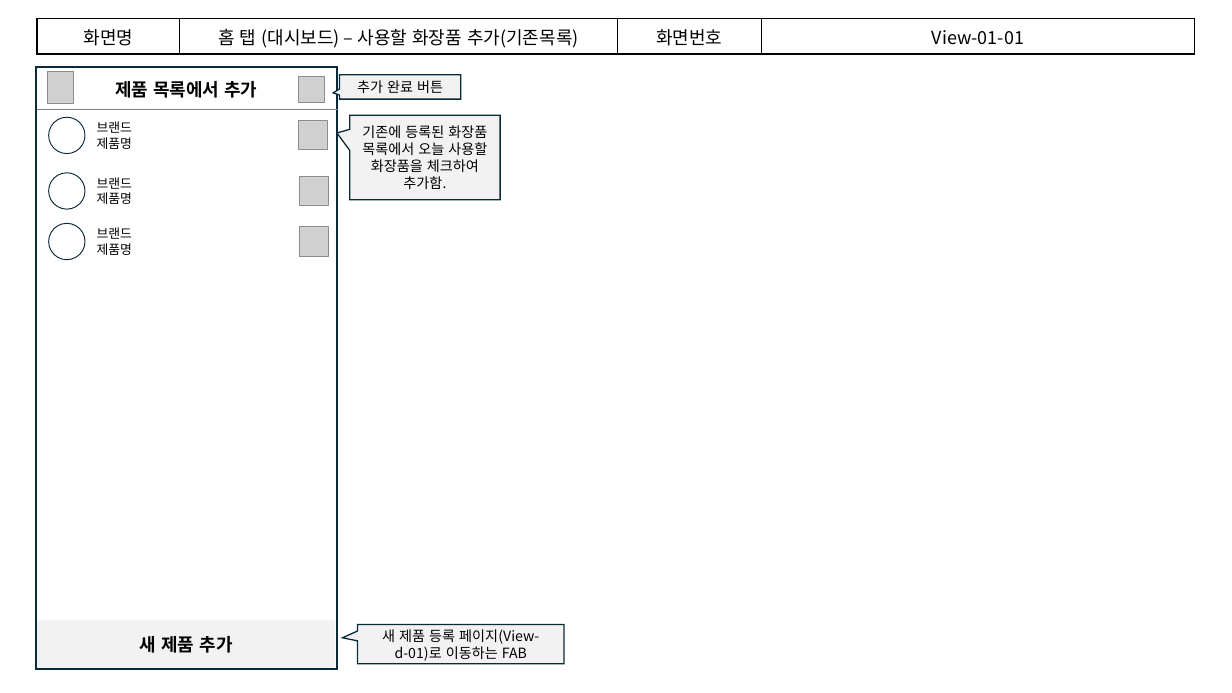
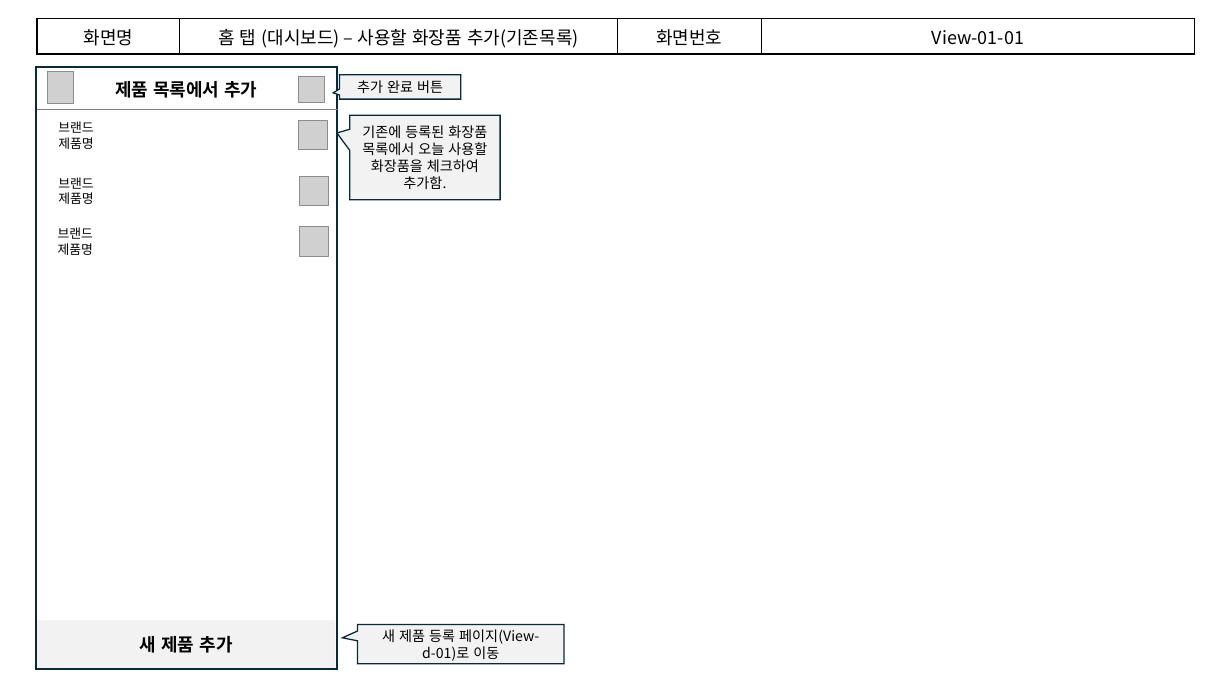
Before and after one commit to joo-hyejin/app_study, a slide deck: slide 6 of 기획서 - 프로토타입.pptx. Drawn at 1232x693 pixels with LibreOffice and Linux fonts; fonts in the diff are those of the drawing; grey boxes stand for pictures. Boxes give left, top, right and bottom in pixels: in the first picture for what was removed or moved away, otherwise in the second. Text is boxed around its words. In the diff, an @@ line names an element or a change of style, - is before the commit and + after.

```diff
--- a/기획서 - 프로토타입.pptx
+++ b/기획서 - 프로토타입.pptx
@@ ellipse removed at (49, 117, 85, 153) @@
@@ ellipse removed at (49, 173, 85, 209) @@
@@ 3 texts: place and size @@
-3 texts at (97, 121, 132, 255)
+3 texts at (58, 121, 93, 255)
@@ ellipse removed at (49, 224, 85, 260) @@
@@ text in speech box at (382, 629, 539, 661): text changed @@
-새 제품 등록 페이지(View-d-01)로 이동하는 FAB
+새 제품 등록 페이지(View-d-01)로 이동
```
Also in this commit, not shown: 8 other slides changed, 1 slide added, 5 slides removed, 3 other files.
